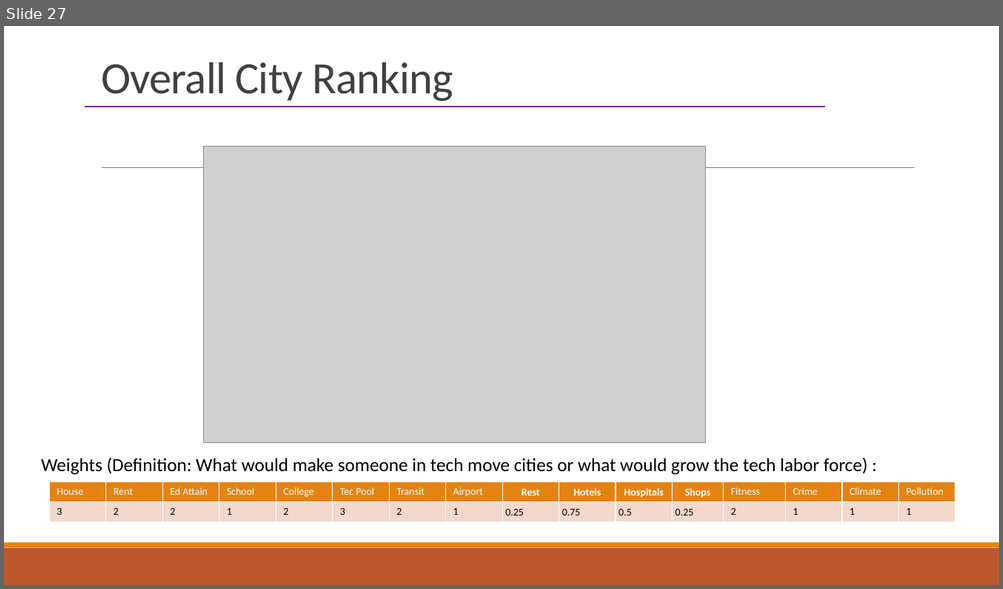
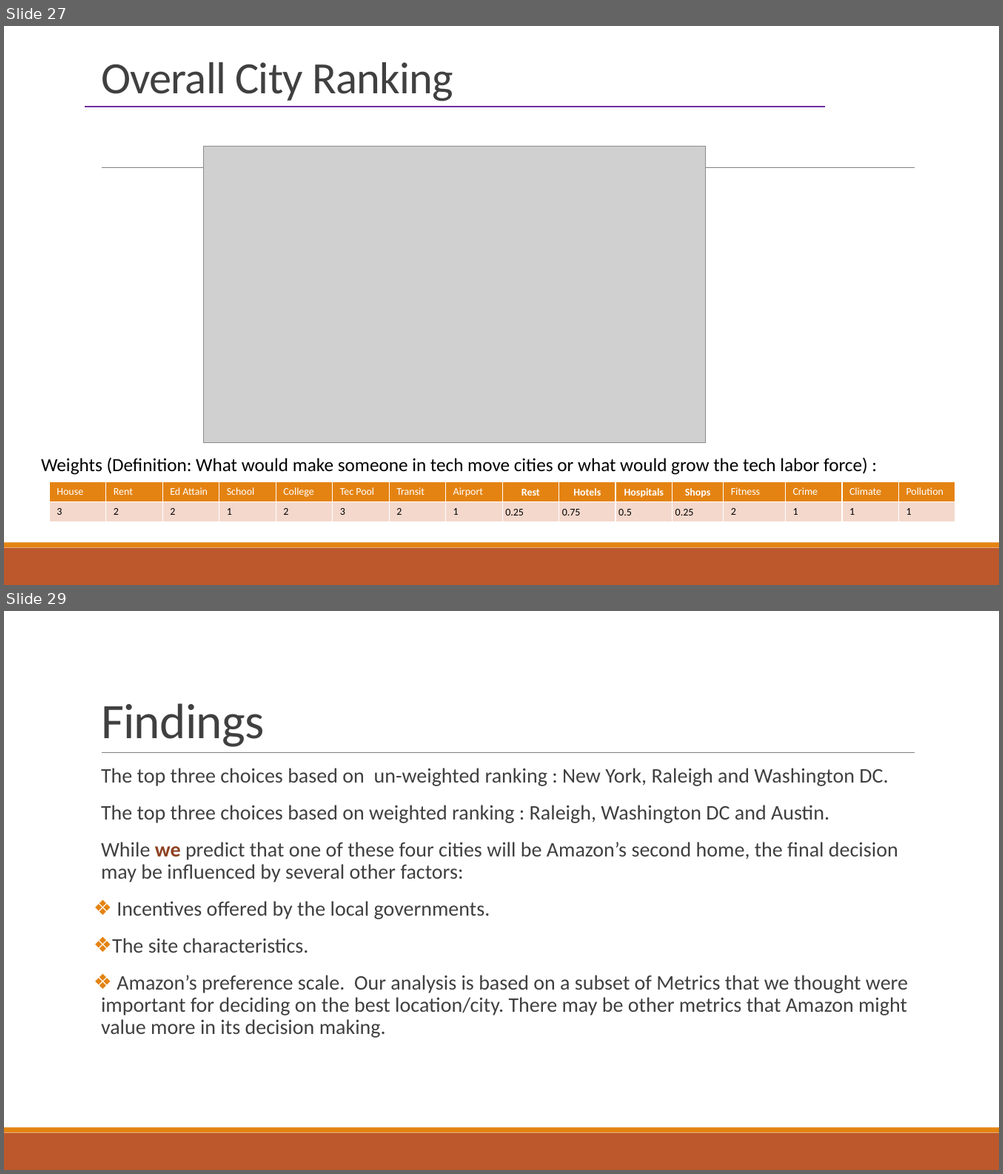
Before and after one commit to indranik/BC_Project1, a slide deck: Project1_Presentation.pptx. Shown one above the other, each under a label of ours: slide 27 before the commit, slides 27 and 29 after it; the slides between them are not shown. The pictures are 1003x589 and 1003x1174 pixels, drawn with LibreOffice and Linux fonts; fonts in the diff are those of the drawing; grey boxes stand for pictures. Boxes give left, top, right and bottom in pixels: in the first picture for what was removed or moved away, otherwise in the second. Text is boxed around its words. In the diff, an @@ line names an element or a change of style, - is before the commit and + after.

Commit message:
Added Findings silde

```diff
--- a/Project1_Presentation.pptx
+++ b/Project1_Presentation.pptx
@@ slide 29 added at [4,611,999,1170], background #FFFFFF; not listed: 3 template elements that a slide beside it also shows @@
@@ title added at [101,703,264,747], 48 pt, text #404040 @@
+Findings
@@ text added at [101,768,908,1038], 20 pt, text #404040 @@
+  The top three choices based on un-weighted ranking : New York, Raleigh and Washington DC.
+  The top three choices based on weighted ranking : Raleigh, Washington DC and Austin.
+  While we predict that one of these four cities will be Amazon’s second home, the final decision may be influenced by several other factors:
+❖ Incentives offered by the local governments.
+❖ The site characteristics.
+❖ Amazon’s preference scale. Our analysis is based on a subset of Metrics that we thought were important for deciding on the best location/city. There may be other metrics that Amazon might value more in its decision making.
```
Also in this commit, not shown: 1 other slide added.
